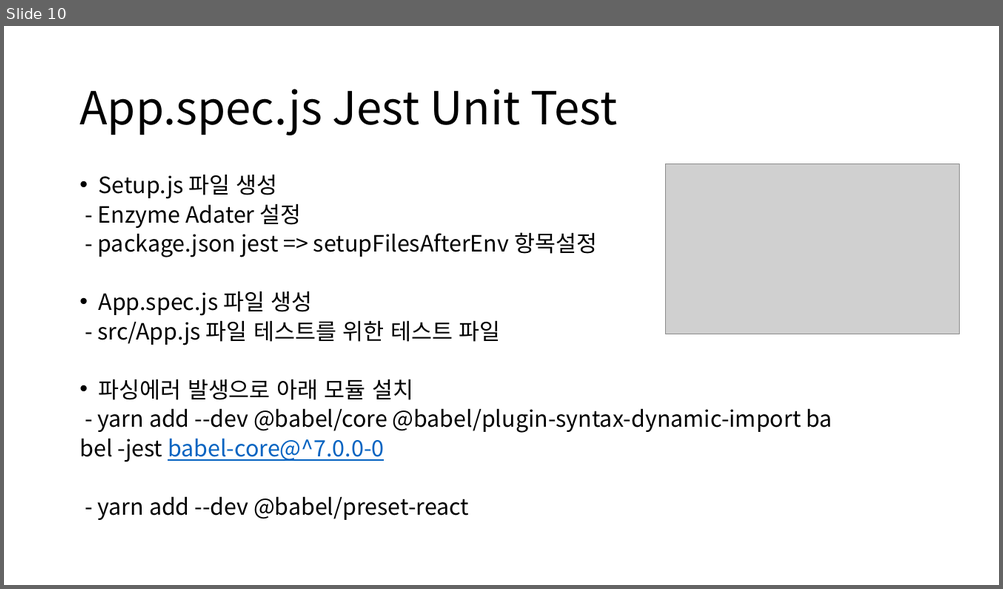
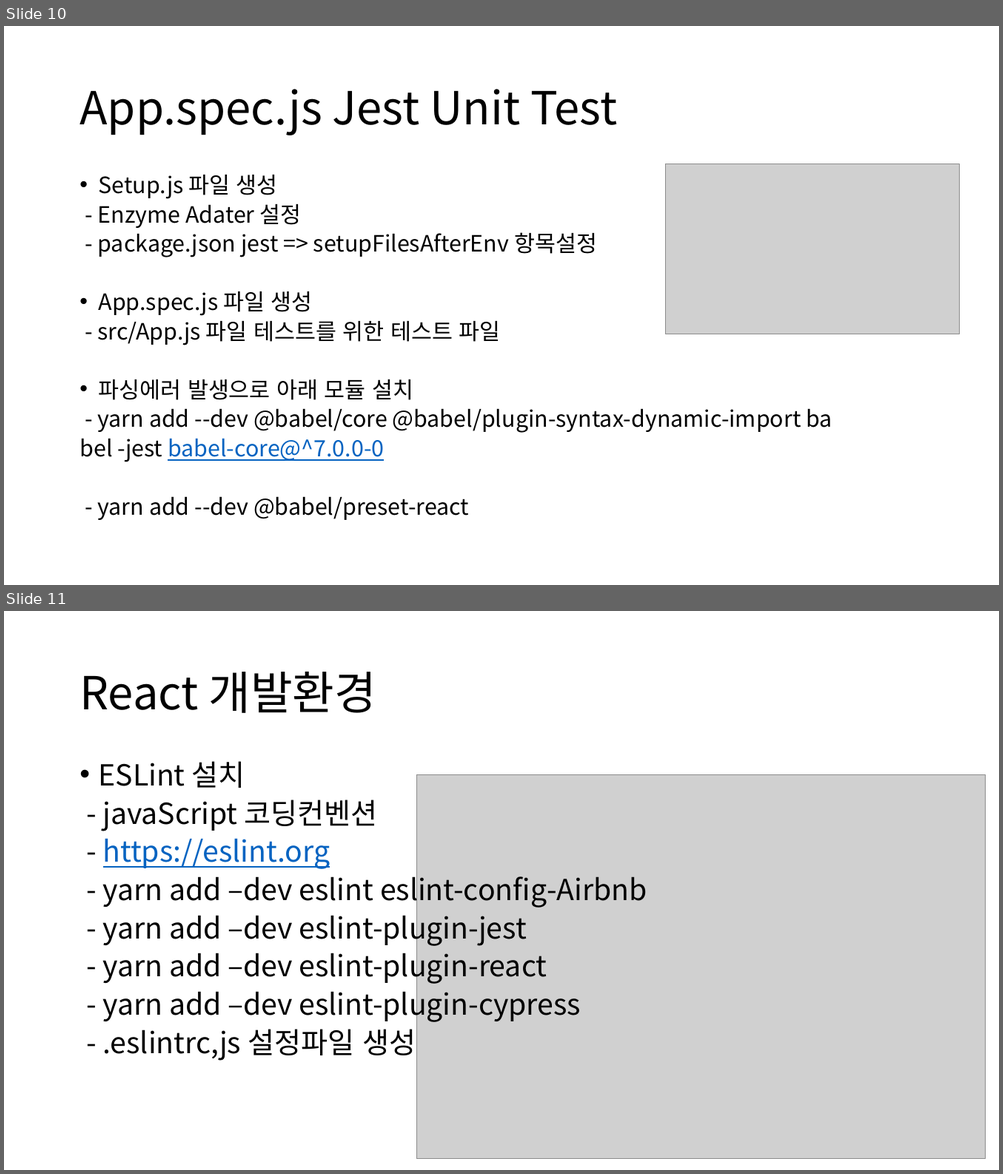
Before and after one commit to mtrl1514/ReactTDD, a slide deck: doc/ReactTDD_dev.pptx. Shown one above the other, each under a label of ours: slide 10 before the commit, slides 10 and 11 after it. The pictures are 1003x589 and 1003x1174 pixels, drawn with LibreOffice and Linux fonts; fonts in the diff are those of the drawing; grey boxes stand for pictures. Boxes give left, top, right and bottom in pixels: in the first picture for what was removed or moved away, otherwise in the second. Text is boxed around its words. In the diff, an @@ line names an element or a change of style, - is before the commit and + after.

Commit message:
install eslint

```diff
--- a/doc/ReactTDD_dev.pptx
+++ b/doc/ReactTDD_dev.pptx
@@ slide 11 added at [4,611,999,1170], background #FFFFFF @@
@@ title added at [79,672,377,713], 44 pt, text #000000 @@
+React 개발환경
@@ text added at [99,761,647,1061], 28 pt, text #000000 @@
+• ESLint 설치
+- javaScript 코딩컨벤션
+- https://eslint.org
+- yarn add –dev eslint eslint-config-Airbnb
+- yarn add –dev eslint-plugin-jest
+- yarn add –dev eslint-plugin-react
+- yarn add –dev eslint-plugin-cypress
+- .eslintrc,js 설정파일 생성
@@ picture added at [417,775,985,1159] @@
```
Also in this commit, not shown: 7 other files.
